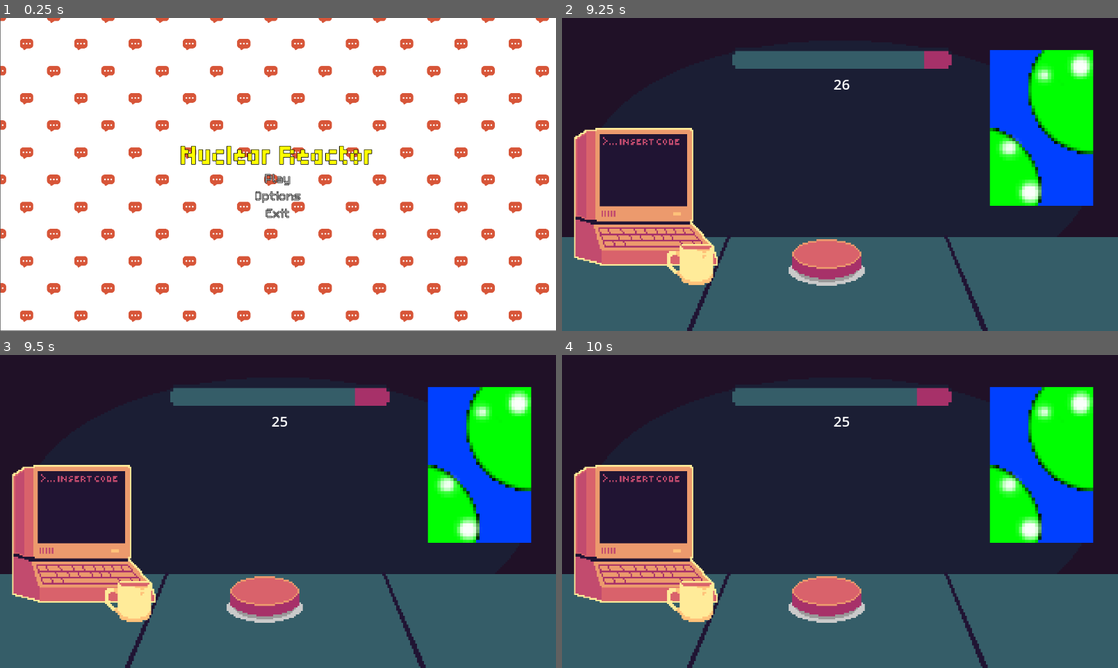
Above: before the commit, frames 1-4 (two rows, left to right).
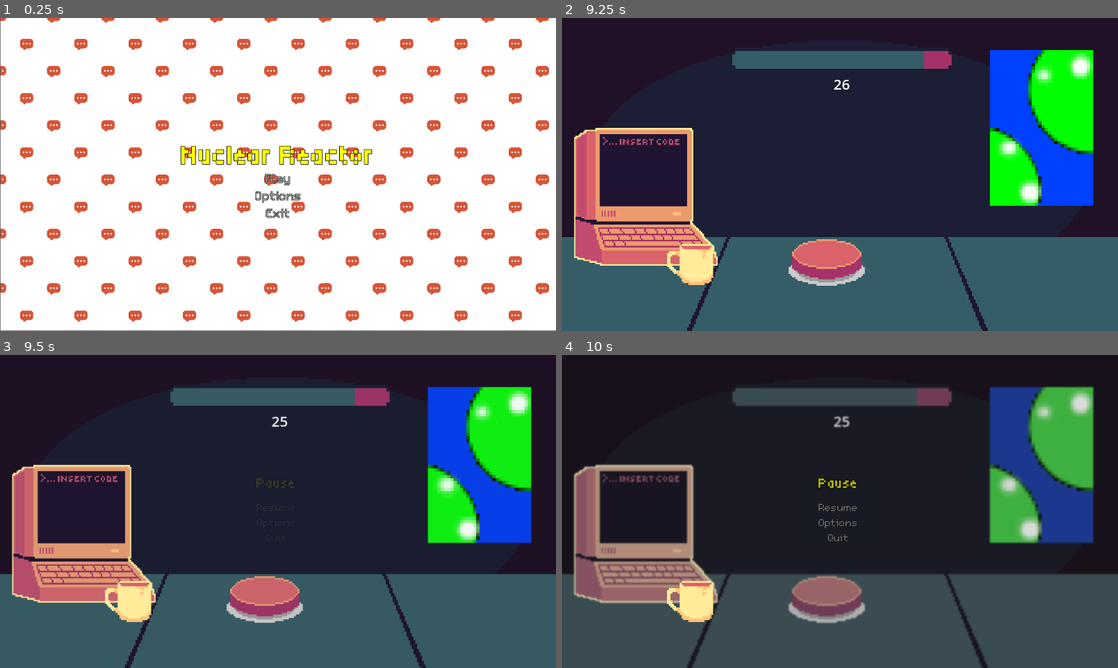
Above: after the commit, the same moments.

Repository: EroAxe/GMTK-2026-CICD-Test
Game: Godot game, scene res://Scenes/main_menu.tscn
Same seed, same stepped clock (60 frames per second), same inputs: the game is played once before the commit and once after it.
Inputs (mouse positions are in pixels of both pictures, inside the frame that each line leads up to):
- Up to frame 1 (0.25 s): no input
- Up to frame 2 (9.25 s): click "Play" at 0.5 s; click (828, 262) at 1.25 s; click (645, 196) at 2.02 s; click (828, 262) at 2.75 s; click (645, 196) at 3.52 s; click (828, 262) at 4.25 s; click (645, 196) at 5.02 s; tap Enter at 5.75, 7.25, 8.75 s; tap Space at 6.5, 8 s
- Up to frame 3 (9.5 s): tap Escape (ui_cancel) at 9.4 s
- Up to frame 4 (10 s): no input

Frames 1-2 are identical in both runs. In frame 3, 0.8% of the frame differs, in the area x 2-96%, y 10-80%; in frame 4, 19%, in the area x 0-100%, y 10-100%.

Commit message:
Patched Pause Menu being hidden + Scaled slightly.
The pause menu was, for some reason, hidden. I assume cause it was over top of things in the editor. So I added a quick check to enable it at runtime.

Also managed to miss resizing the Pause menu with the last menu fix branch. So now that's taken care of

Diff:
--- a/Scenes/pause_screen.tscn
+++ b/Scenes/pause_screen.tscn
@@ -70,10 +70,10 @@
 anchor_top = 0.5
 anchor_right = 0.5
 anchor_bottom = 0.5
-offset_left = -53.0
-offset_top = -39.0
-offset_right = 45.0
-offset_bottom = 41.0
+offset_left = -92.0
+offset_top = -86.0
+offset_right = 84.0
+offset_bottom = 88.0
 grow_horizontal = 2
 grow_vertical = 2
 
@@ -106,6 +106,7 @@
 theme_override_colors/font_outline_color = Color(0, 0, 0, 1)
 theme_override_constants/outline_size = 3
 theme_override_fonts/font = ExtResource("3_orahx")
+theme_override_font_sizes/font_size = 38
 theme_override_styles/normal = SubResource("StyleBoxFlat_fixtb")
 theme_override_styles/pressed = SubResource("StyleBoxFlat_fixtb")
 theme_override_styles/hover = SubResource("StyleBoxFlat_fixtb")
@@ -125,6 +126,7 @@
 theme_override_colors/font_outline_color = Color(0, 0, 0, 1)
 theme_override_constants/outline_size = 3
 theme_override_fonts/font = ExtResource("3_orahx")
+theme_override_font_sizes/font_size = 38
 theme_override_styles/normal = SubResource("StyleBoxFlat_fixtb")
 theme_override_styles/pressed = SubResource("StyleBoxFlat_fixtb")
 theme_override_styles/hover = SubResource("StyleBoxFlat_fixtb")
@@ -145,6 +147,7 @@
 theme_override_colors/font_outline_color = Color(0, 0, 0, 1)
 theme_override_constants/outline_size = 3
 theme_override_fonts/font = ExtResource("3_orahx")
+theme_override_font_sizes/font_size = 38
 theme_override_styles/normal = SubResource("StyleBoxFlat_fixtb")
 theme_override_styles/pressed = SubResource("StyleBoxFlat_fixtb")
 theme_override_styles/hover = SubResource("StyleBoxFlat_fixtb")
--- a/Scripts/menu_controller.gd
+++ b/Scripts/menu_controller.gd
@@ -6,6 +6,10 @@
 
 
 func _ready() -> void:
+	# Enable when in the running game to make it possible to hide the menu in editor for UX
+	if !Engine.is_editor_hint():
+		visible = true
+
 	_pause_menu.options.pressed.connect(func () -> void:
 		_settings_menu.show()
 		_pause_menu.hide_buttons()
